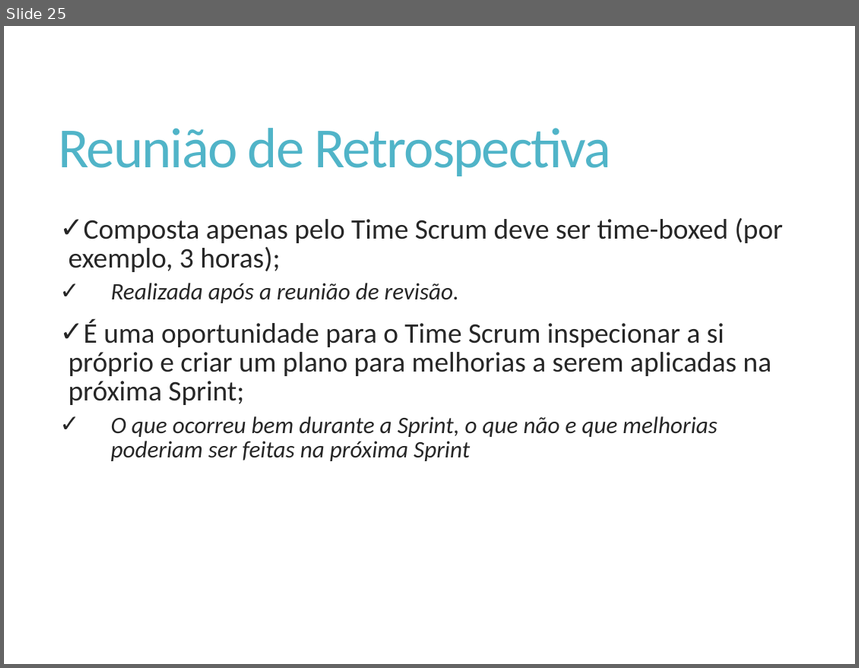
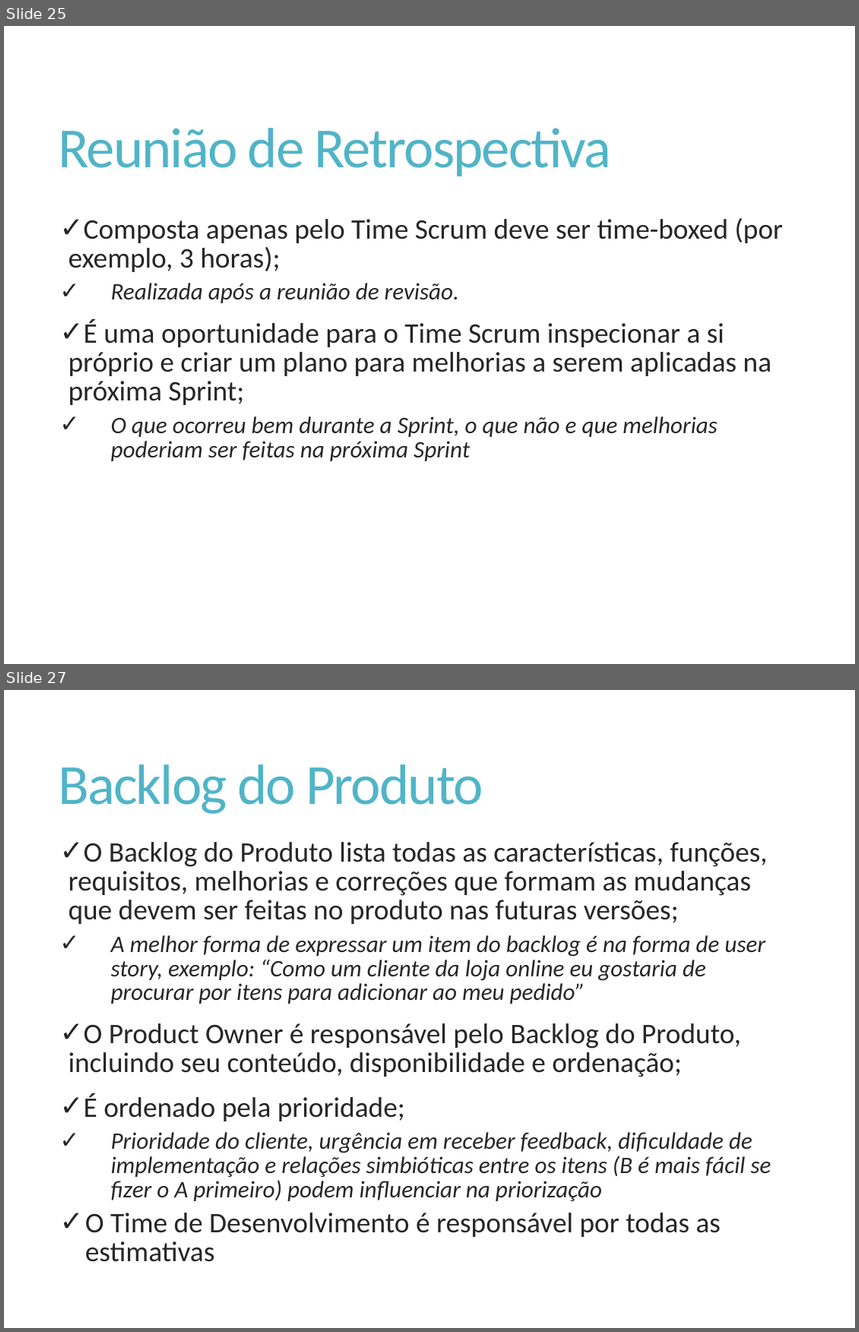
Before and after one commit to Elton-Garbin/TCC-2016, a slide deck: StartIdea/StartIdea.Docs/Apresentacao.pptx. Shown one above the other, each under a label of ours: slide 25 before the commit, slides 25 and 27 after it; the slides between them are not shown. The pictures are 859x668 and 859x1332 pixels, drawn with LibreOffice and Linux fonts; fonts in the diff are those of the drawing. Boxes give left, top, right and bottom in pixels: in the first picture for what was removed or moved away, otherwise in the second. Text is boxed around its words. In the diff, an @@ line names an element or a change of style, - is before the commit and + after.

```diff
--- a/StartIdea/StartIdea.Docs/Apresentacao.pptx
+++ b/StartIdea/StartIdea.Docs/Apresentacao.pptx
@@ slide 27 added at box(4, 690, 855, 1328), background #FFFFFF @@
@@ title added at box(59, 764, 484, 814), 48 pt, text #50B4C8 @@
+Backlog do Produto
@@ text added at box(69, 842, 772, 1262), 24 pt, text #262626 @@
+✓ O Backlog do Produto lista todas as características, funções, requisitos, melhorias e correções que formam as mudanças que devem ser feitas no produto nas futuras versões;
+    ✓ A melhor forma de expressar um item do backlog é na forma de user story, exemplo: “Como um cliente da loja online eu gostaria de procurar por itens para adicionar ao meu pedido”
+✓ O Product Owner é responsável pelo Backlog do Produto, incluindo seu conteúdo, disponibilidade e ordenação;
+✓ É ordenado pela prioridade;
+    ✓ Prioridade do cliente, urgência em receber feedback, dificuldade de implementação e relações simbióticas entre os itens (B é mais fácil se fizer o A primeiro) podem influenciar na priorização
+  ✓ O Time de Desenvolvimento é responsável por todas as estimativas
```
Also in this commit, not shown: 5 other slides added.
